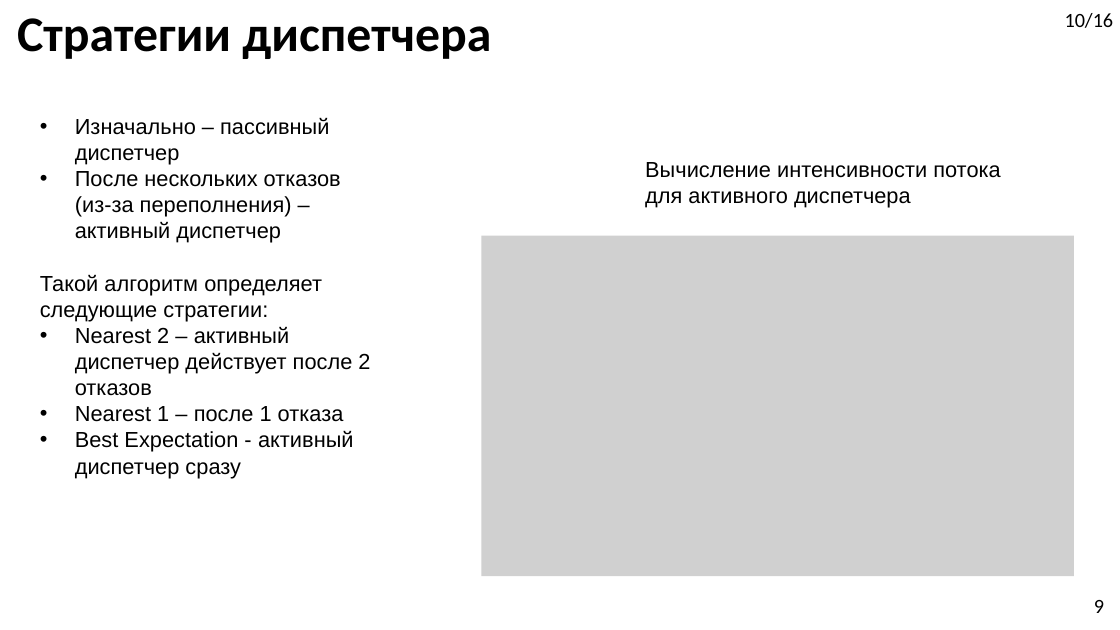
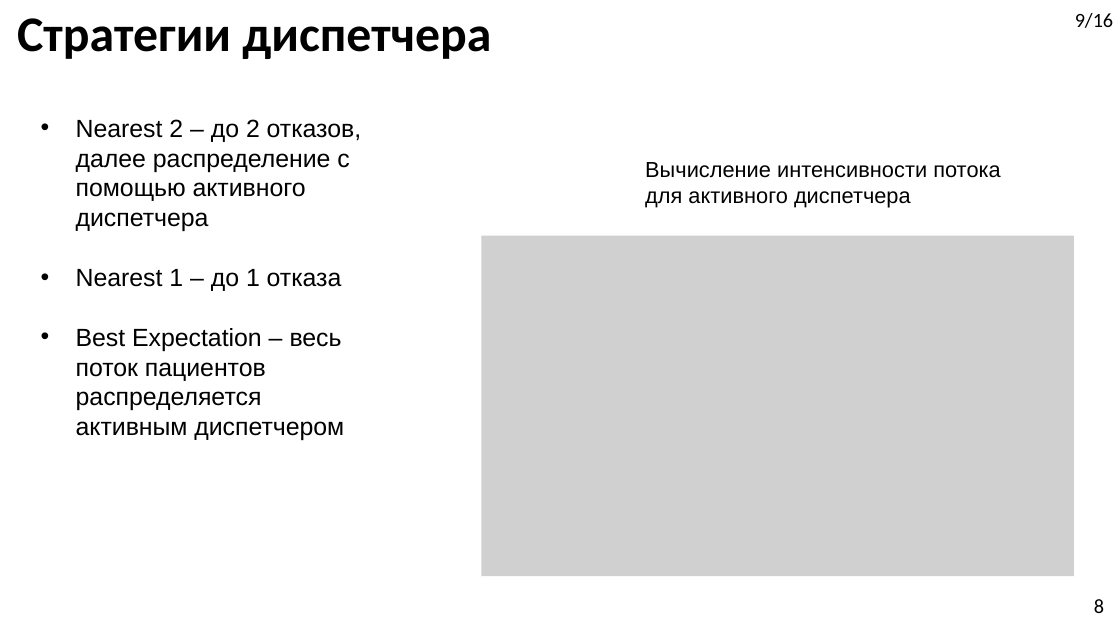
Before and after one commit to DimaStoyanov/Ambulance-Dispatching, a slide deck: slide 9 of Diplom_Presentation.pptx (slide 10 before the commit). Drawn at 1120x630 pixels with LibreOffice and Linux fonts; fonts in the diff are those of the drawing; grey boxes stand for pictures; background and template pictures are left out. Boxes give left, top, right and bottom in pixels: in the first picture for what was removed or moved away, otherwise in the second. Text is boxed around its words. In the diff, an @@ line names an element or a change of style, - is before the commit and + after.

Commit message:
upd presentation

```diff
--- a/Diplom_Presentation.pptx
+++ b/Diplom_Presentation.pptx
@@ text at bbox=[1075, 13, 1113, 28]: text changed @@
-10/16
+9/16
@@ text at bbox=[76, 119, 361, 440]: text changed; size 14 to 16 pt @@
-• Изначально – пассивный диспетчер
-• После нескольких отказов (из-за переполнения) – активный диспетчер
-Такой алгоритм определяет следующие стратегии:
-• Nearest 2 – активный диспетчер действует после 2 отказов
-• Nearest 1 – после 1 отказа
-• Best Expectation - активный диспетчер сразу
+• Nearest 2 – до 2 отказов, далее распределение с помощью активного диспетчера
+• Nearest 1 – до 1 отказа
+• Best Expectation – весь поток пациентов распределяется активным диспетчером
@@ page number at bbox=[1094, 599, 1104, 613]: text changed @@
-9
+8
```
Also in this commit, not shown: 6 other slides changed, 6 slides added, 6 slides removed, 5 other files.
